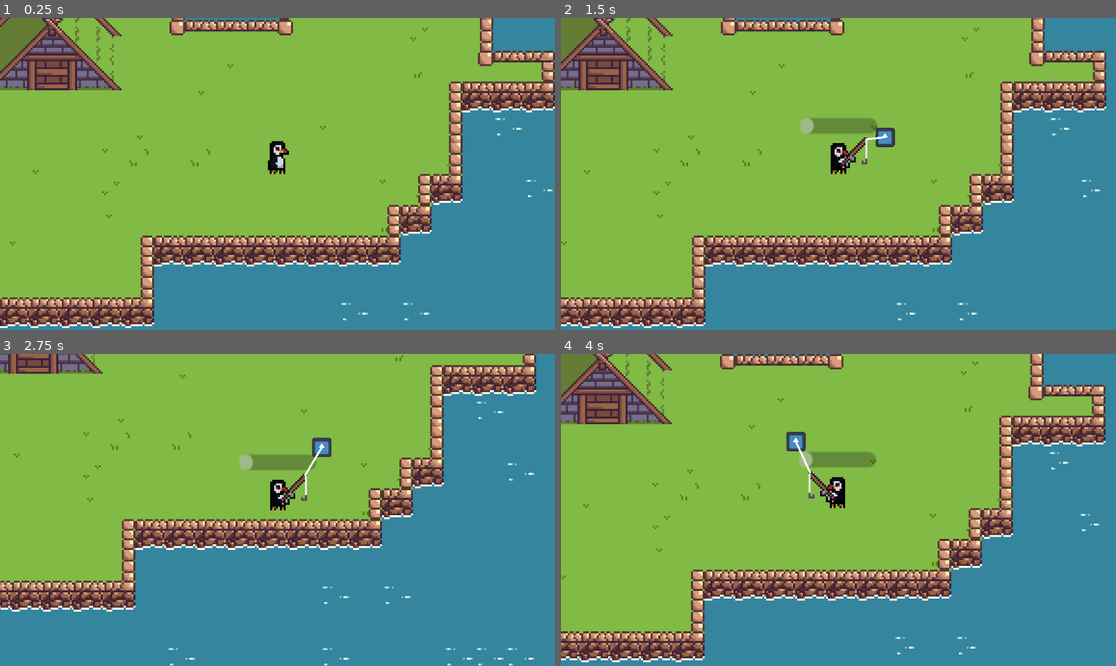
Above: before the commit, frames 1-4 (two rows, left to right).
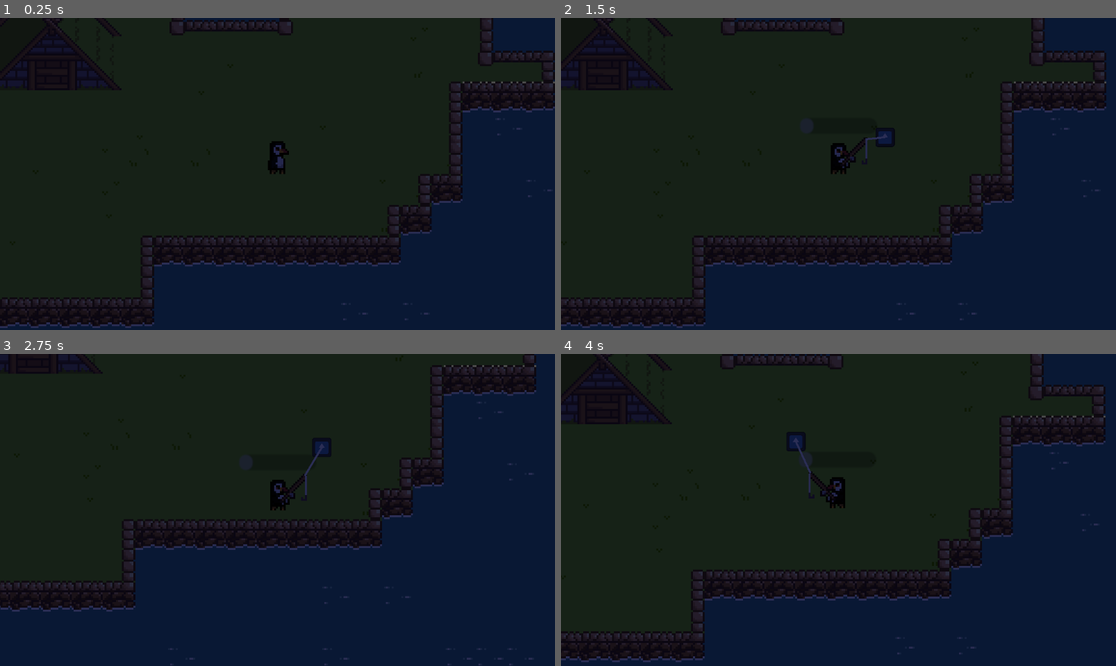
Above: after the commit, the same moments.

Repository: Dwelf/puffin-fisher
Game: Godot game, scene res://test.tscn
Same seed, same stepped clock (60 frames per second), same inputs: the game is played once before the commit and once after it. The engine's default icon, where the game draws it, is replaced by a stand-in: a white triangle on a blue panel in a dark square.
Inputs (mouse positions are in pixels of both pictures, inside the frame that each line leads up to):
- Up to frame 1 (0.25 s): no input
- Up to frame 2 (1.5 s): move the mouse to (960, 158) at 0.52 s; hold D (right) 0.53-1.28 s; click (960, 158) at 0.6 s; move the mouse to (727, 189) at 1.27 s; hold S (down) from 1.28 s (still down); click (727, 189) at 1.35 s
- Up to frame 3 (2.75 s): move the mouse to (333, 441) at 2.02 s; release S (down) at 2.03 s; hold D (right) from 2.03 s (still down); click (333, 441) at 2.1 s
- Up to frame 4 (4 s): move the mouse to (810, 572) at 2.77 s; release D (right) at 2.78 s; hold W (up) 2.78-3.53 s; click (810, 572) at 2.85 s; move the mouse to (1005, 556) at 3.52 s; hold A (left) from 3.53 s (still down); click (1005, 556) at 3.6 s

The runs differ from the first frame. In frame 1, 100% of the frame differs, in the area x 0-100%, y 0-100%; in frame 2, 100%; in frame 3, 100%; in frame 4, 100%.

Commit message:
Day and Night Cycle visual implemented

Diff:
--- /dev/null
+++ b/Assets/daynightcycle-gradient-texture.tres
@@ -0,0 +1,10 @@
+[gd_resource type="GradientTexture1D" load_steps=2 format=3 uid="uid://dq0cjle6rsvdf"]
+
+[sub_resource type="Gradient" id="Gradient_faefq"]
+interpolation_mode = 2
+offsets = PackedFloat32Array(0, 0.208301, 0.379708, 0.5196, 0.599539, 0.678709, 1)
+colors = PackedColorArray(0.169088, 0.18037, 0.333017, 1, 0.215204, 0.199866, 0.394424, 1, 0.428431, 0.193332, 0.564388, 1, 0.953258, 0.459474, 0.668641, 1, 1, 0.594559, 0.609267, 1, 1.00198, 0.870214, 0.866891, 1, 1, 1, 1, 1)
+
+[resource]
+gradient = SubResource("Gradient_faefq")
+width = 2048
--- /dev/null
+++ b/day_night_cycle.gd
@@ -0,0 +1,10 @@
+extends CanvasModulate
+
+@export var gradient: GradientTexture1D
+
+var time = 0.0
+
+func _process(delta):
+	time += delta/20
+	var value = (sin(time - PI / 2) + 1.0) /2.0
+	color = gradient.gradient.sample(value)
--- a/test.tscn
+++ b/test.tscn
@@ -6,7 +6,9 @@
 [ext_resource type="PackedScene" uid="uid://b7ebxt0dmckml" path="res://Scenes/water.tscn" id="4_x5l8u"]
 [ext_resource type="Texture2D" uid="uid://nen1rqeo88fk" path="res://Assets/transition to water.png" id="5_5qpkn"]
 [ext_resource type="Texture2D" uid="uid://dkvedmu4uh0b6" path="res://Assets/Cliffs.png" id="6_fbhsm"]
+[ext_resource type="Script" path="res://day_night_cycle.gd" id="8_chctf"]
 [ext_resource type="PackedScene" uid="uid://dhmungkuyi12c" path="res://Scenes/house.tscn" id="8_nnyru"]
+[ext_resource type="Texture2D" uid="uid://dq0cjle6rsvdf" path="res://Assets/daynightcycle-gradient-texture.tres" id="9_2nduj"]
 
 [sub_resource type="TileSetScenesCollectionSource" id="TileSetScenesCollectionSource_5dgyw"]
 scenes/1/scene = ExtResource("4_x5l8u")
@@ -262,3 +264,7 @@
 tile_set = SubResource("TileSet_ek0qh")
 format = 2
 layer_0/tile_data = PackedInt32Array(196604, 65540, 2, 196605, 65540, 2, 196606, 65540, 2, 196607, 65540, 2, 131072, 65 …(1381 unchanged characters)…
+
+[node name="CanvasModulate" type="CanvasModulate" parent="."]
+script = ExtResource("8_chctf")
+gradient = ExtResource("9_2nduj")
Not shown: 1 places in test.tscn that only renumber resources
